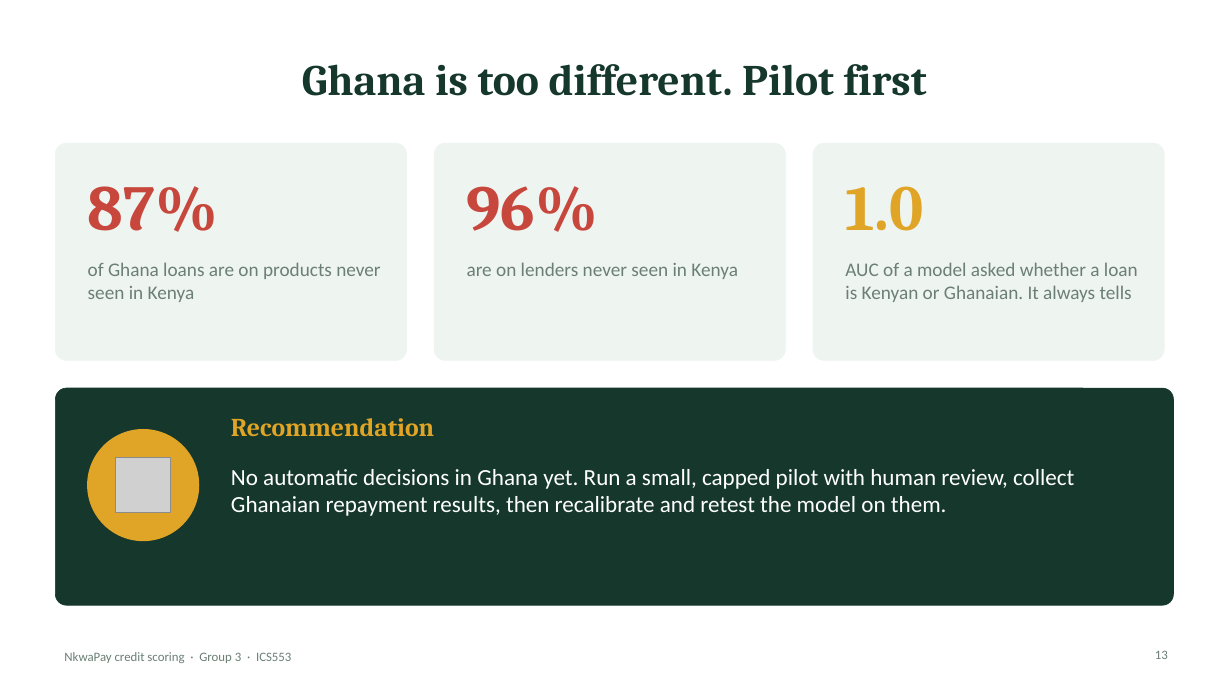
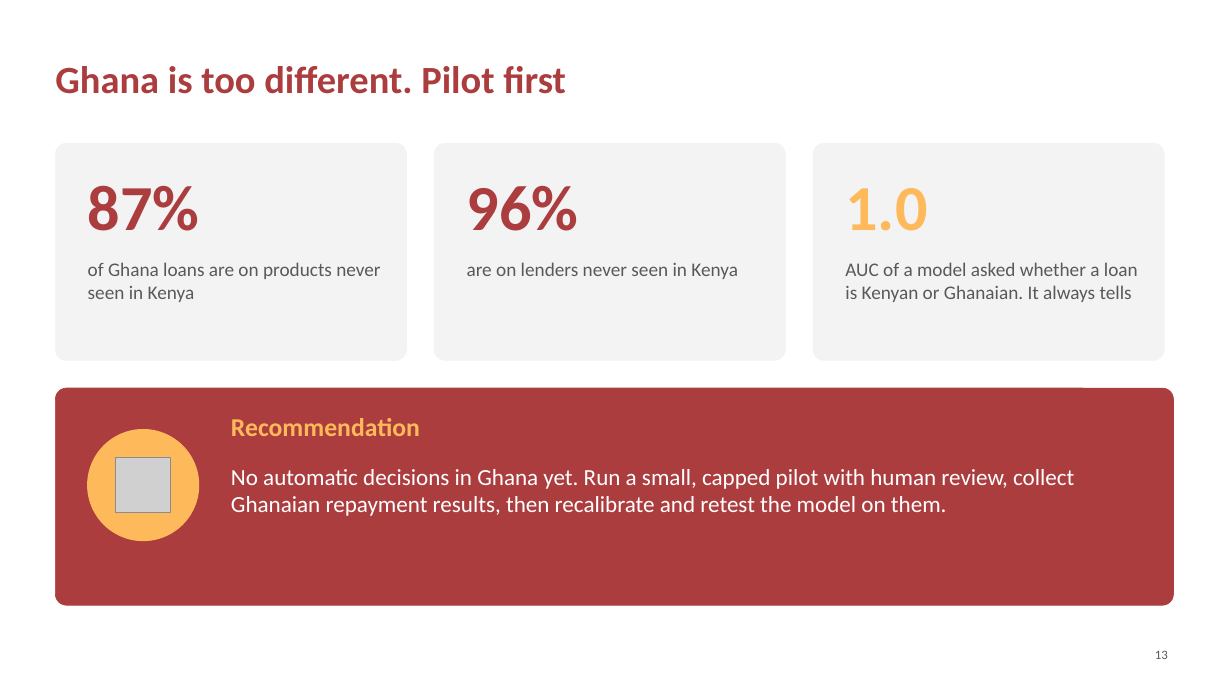
Before and after one commit to ASU-MICS-2028/mle-group-3-prosit-2, a slide deck: slide 13 of slides/NkwaPay_Debrief_Present.pptx. Drawn at 1232x693 pixels with LibreOffice and Linux fonts; fonts in the diff are those of the drawing; grey boxes stand for pictures; background and template pictures are left out. Boxes give left, top, right and bottom in pixels: in the first picture for what was removed or moved away, otherwise in the second. Text is boxed around its words. In the diff, an @@ line names an element or a change of style, - is before the commit and + after.

```diff
--- a/slides/NkwaPay_Debrief_Present.pptx
+++ b/slides/NkwaPay_Debrief_Present.pptx
@@ title "Ghana is too different. Pilot ..." at (x1=55, y1=66, x2=566, y2=94): size 34 to 30 pt, font Cambria to Calibri, text colour #16382C to #AB3D3F; alignment centre to left @@
@@ fill #EEF4F0 to #F3F3F3; outline #EEF4F0 0.5 pt to #F3F3F3 0.5 pt in 3 elements at (x1=55, y1=143, x2=407, y2=360), (x1=434, y1=143, x2=786, y2=360), (x1=813, y1=143, x2=1165, y2=360) @@
@@ text "87%" at (x1=88, y1=185, x2=200, y2=231): font Cambria to Calibri, text colour #C8473D to #AB3D3F @@
@@ text "96%" at (x1=467, y1=186, x2=579, y2=231): font Cambria to Calibri, text colour #C8473D to #AB3D3F @@
@@ text "1.0" at (x1=845, y1=188, x2=927, y2=231): font Cambria to Calibri, text colour #E0A526 to #FEBA5A @@
@@ rounded rectangle at (x1=55, y1=388, x2=1174, y2=605): fill #16382C to #AB3D3F; outline #16382C 0.5 pt to #AB3D3F 0.5 pt @@
@@ text "Recommendation" at (x1=231, y1=418, x2=420, y2=436): font Cambria to Calibri, text colour #E0A526 to #FEBA5A @@
@@ ellipse at (x1=88, y1=430, x2=199, y2=541): fill #E0A526 to #FEBA5A; outline #E0A526 1 pt to #FEBA5A 1 pt @@
@@ text removed at (x1=64, y1=652, x2=291, y2=663) @@
-NkwaPay credit scoring · Group 3 · ICS553
@@ text colour #6B7F75 to #595959 in 4 elements at (x1=88, y1=262, x2=380, y2=302), (x1=467, y1=262, x2=738, y2=279), (x1=845, y1=262, x2=1138, y2=302), (x1=1155, y1=650, x2=1168, y2=659) @@
```
Also in this commit, not shown: 17 other slides changed.
